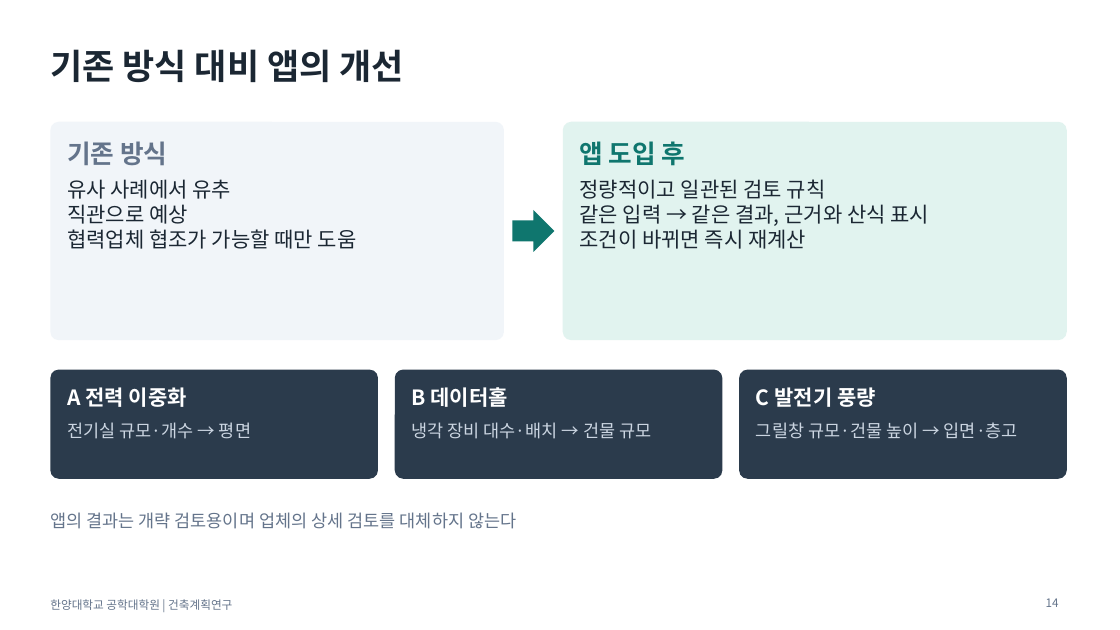
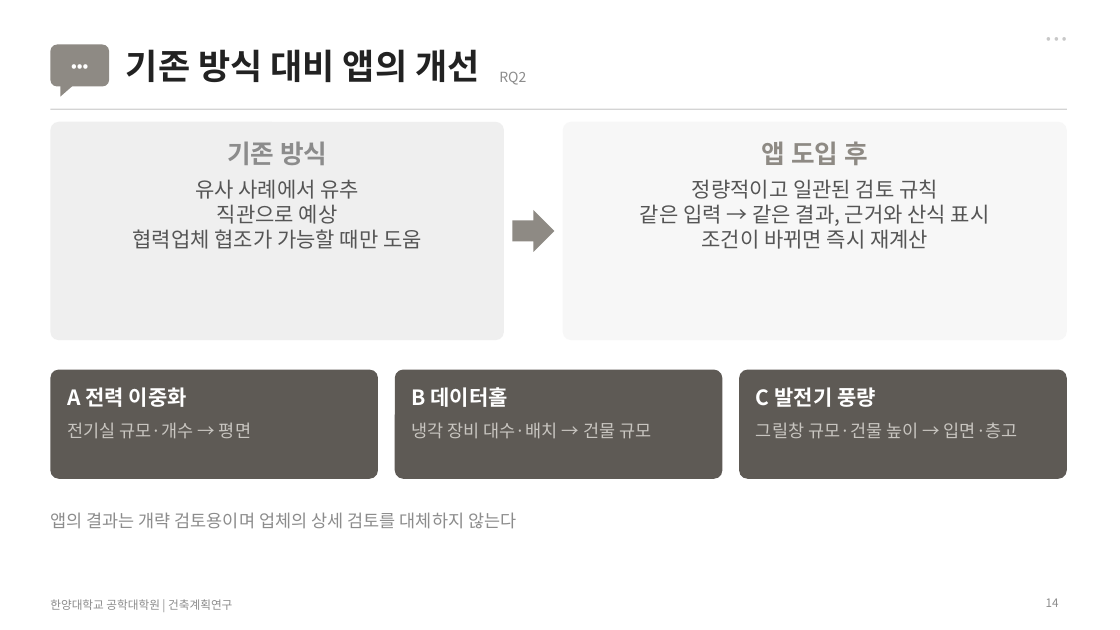
Before and after one commit to sangchuls/pango-gmp, a slide deck: slide 14 of research/final/발표자료_최종.pptx. Drawn at 1120x630 pixels with LibreOffice and Linux fonts; fonts in the diff are those of the drawing. Boxes give left, top, right and bottom in pixels: in the first picture for what was removed or moved away, otherwise in the second. Text is boxed around its words. In the diff, an @@ line names an element or a change of style, - is before the commit and + after.

```diff
--- a/research/final/발표자료_최종.pptx
+++ b/research/final/발표자료_최종.pptx
@@ text added at (x1=1008, y1=25, x2=1067, y2=50), 12 pt, text #C8C8C8 @@
+• • •
@@ rounded rectangle added at (x1=50, y1=45, x2=109, y2=87), fill #8E8A84 @@
@@ text added at (x1=50, y1=45, x2=109, y2=87), 13 pt, text #FFFFFF, bold @@
+•••
@@ title "기존 방식 대비 앱의 개선" moved from (x1=50, y1=49, x2=404, y2=82) to (x1=126, y1=49, x2=479, y2=82) @@
@@ title "기존 방식 대비 앱의 개선" at (x1=126, y1=49, x2=479, y2=82): text colour #1B2733 to #222222 @@
@@ right triangle added at (x1=60, y1=85, x2=74, y2=97), fill #8E8A84 @@
@@ text added at (x1=499, y1=71, x2=526, y2=85), 12 pt, text #8C8C8C @@
+RQ2
@@ line added from (50, 109) to (1067, 109), #D4D4D4 1 pt @@
@@ rounded rectangle at (x1=50, y1=122, x2=504, y2=340): fill #F1F5F9 to #EFEFEF @@
@@ text "기존 방식" at (x1=227, y1=141, x2=327, y2=165): text colour #64748B to #8C8C8C; alignment left to centre @@
@@ rounded rectangle at (x1=563, y1=122, x2=1067, y2=340): fill #E1F3EF to #F7F7F7 @@
@@ text "앱 도입 후" at (x1=762, y1=141, x2=868, y2=165): text colour #0F766E to #8E8A84; alignment left to centre @@
@@ text "유사 사례에서 유추" at (x1=133, y1=179, x2=422, y2=249): text colour #1B2733 to #555555; alignment left to centre @@
@@ text "정량적이고 일관된 검토 규칙" at (x1=640, y1=179, x2=990, y2=249): text colour #1B2733 to #555555; alignment left to centre @@
@@ right arrow at (x1=513, y1=210, x2=555, y2=252): fill #0F766E to #8E8A84 @@
@@ fill #2B3B4C to #5E5A55 in 3 elements at (x1=50, y1=370, x2=378, y2=479), (x1=395, y1=370, x2=723, y2=479), (x1=739, y1=370, x2=1067, y2=479) @@
@@ text colour #CBD5E1 to #C8C5C0 in 3 elements at (x1=67, y1=422, x2=251, y2=438), (x1=412, y1=422, x2=651, y2=438), (x1=756, y1=422, x2=1018, y2=438) @@
@@ text colour #64748B to #8C8C8C in 3 elements at (x1=50, y1=599, x2=232, y2=610), (x1=50, y1=512, x2=516, y2=529), (x1=1046, y1=598, x2=1059, y2=607) @@
```
Also in this commit, not shown: 18 other slides changed, 4 other files.
